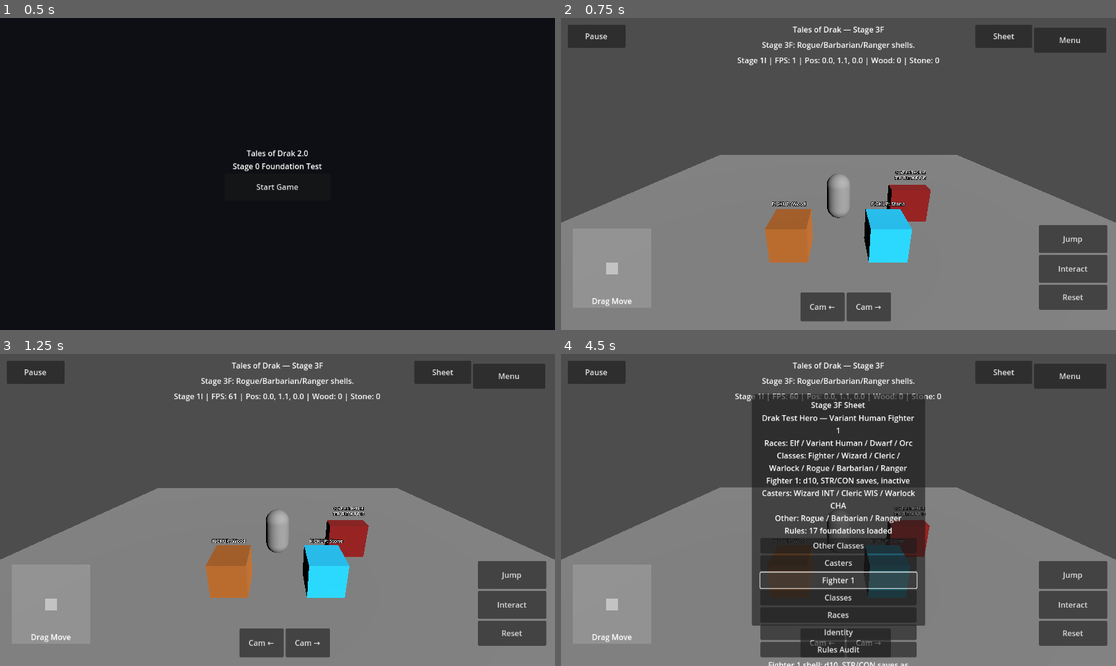
Above: before the commit, frames 1-4 (two rows, left to right).
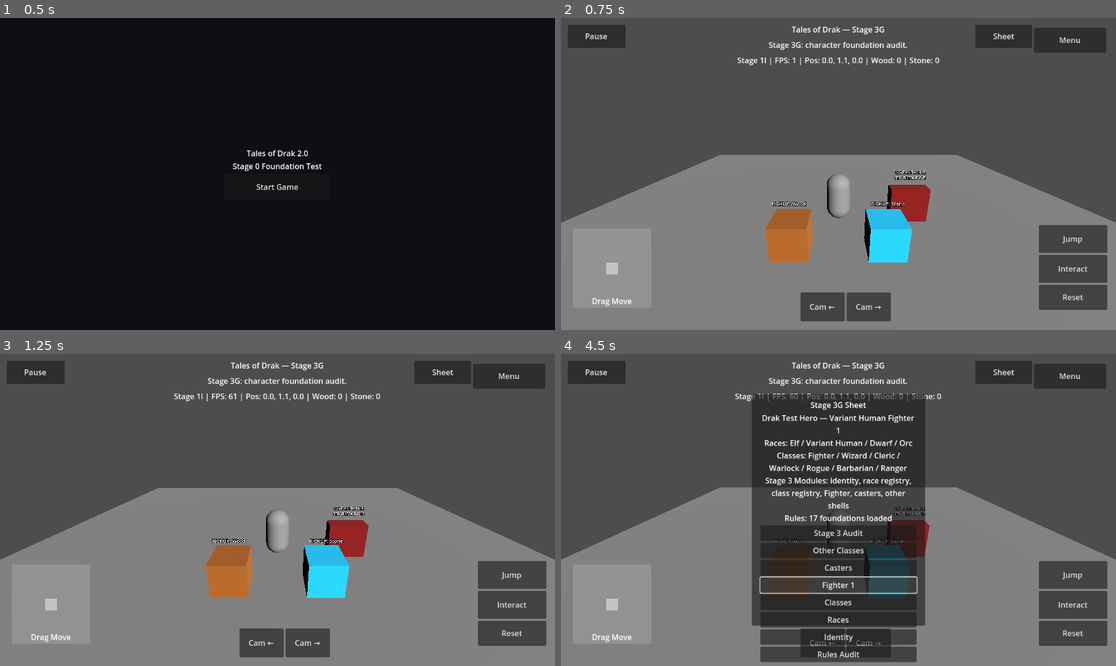
Above: after the commit, the same moments.

Repository: tristanvickery20/Tales-of-Drak-2.0
Game: Godot game, scene res://scenes/main_menu/main_menu.tscn
Same seed, same stepped clock (60 frames per second), same inputs: the game is played once before the commit and once after it.
Inputs (mouse positions are in pixels of both pictures, inside the frame that each line leads up to):
- Up to frame 1 (0.5 s): no input
- Up to frame 2 (0.75 s): click "Start Game" at 0.5 s
- Up to frame 3 (1.25 s): no input
- Up to frame 4 (4.5 s): click "Sheet" at 1.25 s; click (838, 531) at 2 s, where only the run after the commit has a clickable "Stage 3 Audit"; click "Other Classes" at 2.75 s; click "Casters" at 3.5 s; click "Fighter 1" at 4.25 s

Frame 1 is identical in both runs. In frame 2, 0.5% of the frame differs, in the area x 36-64%, y 2-11%; in frame 3, 0.5%; in frame 4, 5.6%, in the area x 35-65%, y 2-100%.

Commit message:
Add Stage 3G character foundation audit

Diff:
--- a/drak/ui/drak_character_sheet_overlay.gd
+++ b/drak/ui/drak_character_sheet_overlay.gd
@@ -16,8 +16,8 @@
 const SPELLCASTING_SCRIPT := preload("res://drak/rules/drak_spellcasting.gd")
 const RULES_MANIFEST_SCRIPT := preload("res://drak/rules/drak_rules_manifest.gd")
 
-const CURRENT_STAGE_TITLE := "Tales of Drak — Stage 3F"
-const CURRENT_STAGE_STATUS := "Stage 3F: Rogue/Barbarian/Ranger shells."
+const CURRENT_STAGE_TITLE := "Tales of Drak — Stage 3G"
+const CURRENT_STAGE_STATUS := "Stage 3G: character foundation audit."
 const CURRENT_LEVEL := 1
 
 const CHARACTER_NAME := "Drak Test Hero"
@@ -102,7 +102,7 @@
 
 	var title := Label.new()
 	title.name = "CharacterSheetTitle"
-	title.text = "Stage 3F Sheet"
+	title.text = "Stage 3G Sheet"
 	title.horizontal_alignment = HORIZONTAL_ALIGNMENT_CENTER
 	title.mouse_filter = Control.MOUSE_FILTER_IGNORE
 	box.add_child(title)
@@ -114,6 +114,14 @@
 	_sheet_text.autowrap_mode = TextServer.AUTOWRAP_WORD_SMART
 	_sheet_text.mouse_filter = Control.MOUSE_FILTER_IGNORE
 	box.add_child(_sheet_text)
+
+	var stage3_audit_button := Button.new()
+	stage3_audit_button.name = "PreviewStage3AuditButton"
+	stage3_audit_button.text = "Stage 3 Audit"
+	stage3_audit_button.custom_minimum_size = Vector2(270, 32)
+	stage3_audit_button.mouse_filter = Control.MOUSE_FILTER_STOP
+	stage3_audit_button.pressed.connect(_preview_stage3_audit)
+	box.add_child(stage3_audit_button)
 
 	var other_classes_button := Button.new()
 	other_classes_button.name = "PreviewOtherClassShellsButton"
@@ -184,7 +192,7 @@
 
 	var note := Label.new()
 	note.name = "CharacterSheetNote"
-	note.text = "Shells only. No combat, class features, or traits."
+	note.text = "Stage 3 audit only. No traits, features, or combat."
 	note.autowrap_mode = TextServer.AUTOWRAP_WORD_SMART
 	note.horizontal_alignment = HORIZONTAL_ALIGNMENT_CENTER
 	note.mouse_filter = Control.MOUSE_FILTER_IGNORE
@@ -199,7 +207,7 @@
 	box.add_child(close_button)
 
 func _get_sheet_text() -> String:
-	return "%s\nRaces: Elf / Variant Human / Dwarf / Orc\nClasses: Fighter / Wizard / Cleric / Warlock / Rogue / Barbarian / Ranger\nFighter 1: d10, STR/CON saves, inactive\nCasters: Wizard INT / Cleric WIS / Warlock CHA\nOther: Rogue / Barbarian / Ranger\nRules: %d foundations loaded" % [
+	return "%s\nRaces: Elf / Variant Human / Dwarf / Orc\nClasses: Fighter / Wizard / Cleric / Warlock / Rogue / Barbarian / Ranger\nStage 3 Modules: identity, race registry, class registry, Fighter, casters, other shells\nRules: %d foundations loaded" % [
 		_get_character_identity_summary(),
 		17,
 	]
@@ -220,6 +228,9 @@
 func _hide_sheet() -> void:
 	_sheet_panel.visible = false
 
+func _preview_stage3_audit() -> void:
+	_check_result_text.text = "Stage 3 audit: 6 character foundations loaded. No traits/features/combat yet."
+
 func _preview_other_class_shells() -> void:
 	_check_result_text.text = "Other shells: Rogue, Barbarian, Ranger. No Rage/Sneak Attack/Ranger magic yet."
 
@@ -270,6 +281,6 @@
 
 func _replace_stage_text(text: String) -> String:
 	var updated := text
-	for stage_name in ["Stage 11", "Stage 1I", "Stage 1E", "Sta …(266 unchanged characters)…  3B", "Stage 3C", "Stage 3D", "Stage 3E"]:
-		updated = updated.replace(stage_name, "Stage 3F")
+	for stage_name in ["Stage 11", "Stage 1I", "Stage 1E", "Sta …(266 unchanged characters)…  3B", "Stage 3C", "Stage 3D", "Stage 3E", "Stage 3F"]:
+		updated = updated.replace(stage_name, "Stage 3G")
 	return updated
